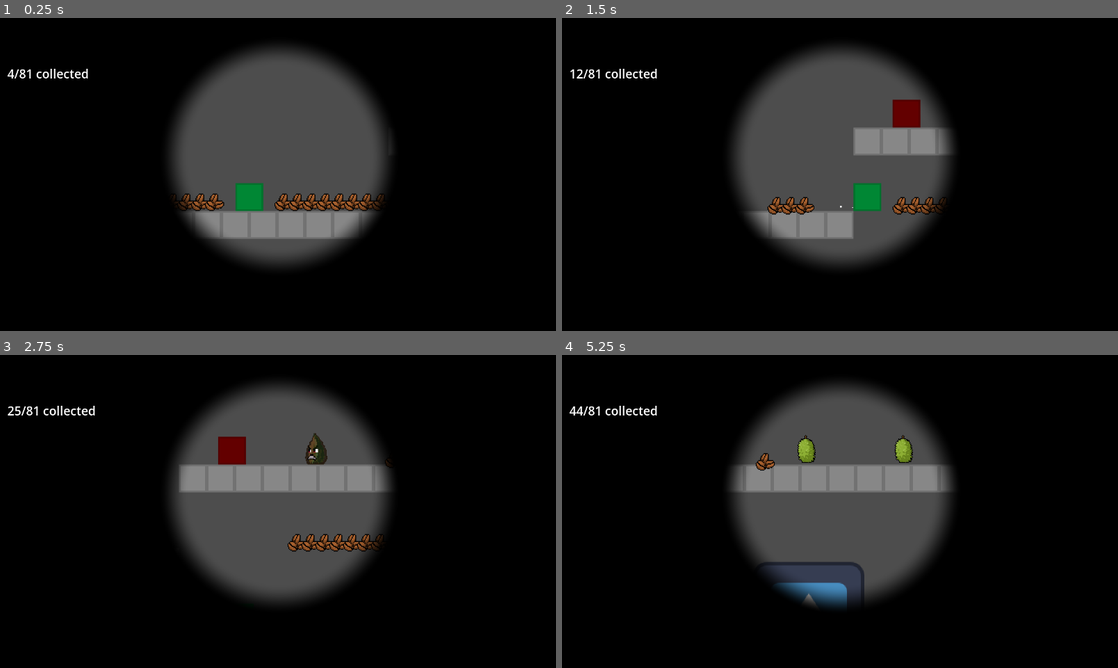
Above: before the commit, frames 1-4 (two rows, left to right).
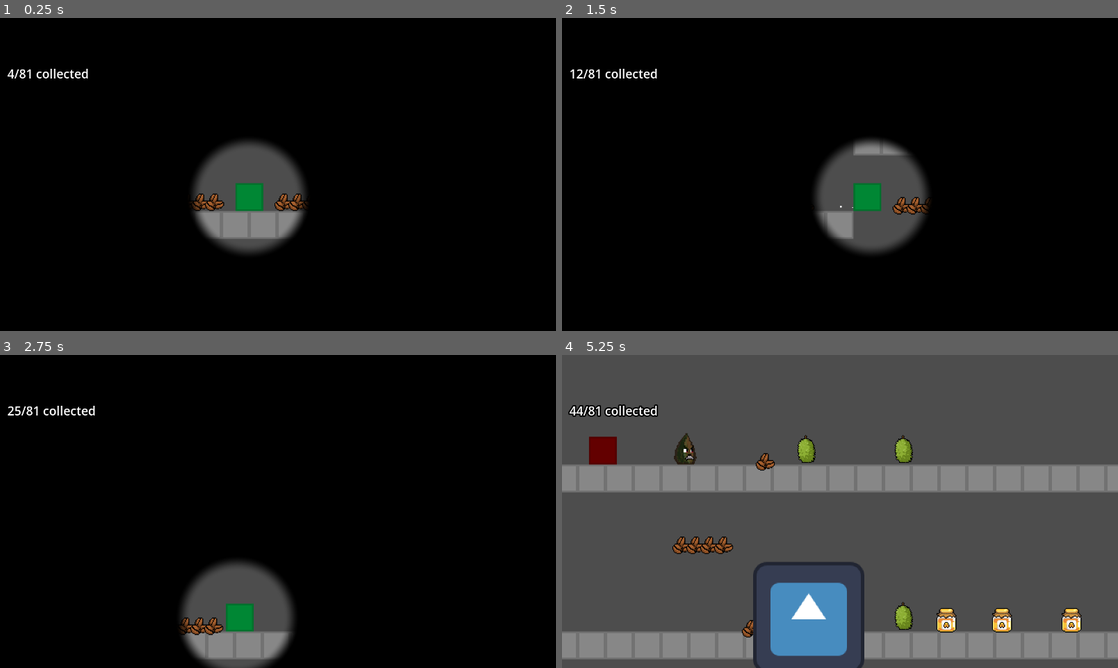
Above: after the commit, the same moments.

Repository: JumbledOne/RPHGameProject
Game: Godot game, scene res://scenes/game_scene/game_scene.tscn
Same seed, same stepped clock (60 frames per second), same inputs: the game is played once before the commit and once after it. The engine's default icon, where the game draws it, is replaced by a stand-in: a white triangle on a blue panel in a dark square.
Inputs:
- Up to frame 1 (0.25 s): no input
- Up to frame 2 (1.5 s): tap Enter at 0.5 s; hold D (right) from 0.53 s (still down); tap E (attack) at 0.6 s; tap Space (jump) at 0.77 s; tap I (ability) at 1.35 s
- Up to frame 3 (2.75 s): tap Space (jump) at 1.52 s; tap E (attack) at 1.55, 2.1 s; release D (right) at 2.03 s; hold A (left) from 2.03 s (still down)
- Up to frame 4 (5.25 s): release A (left) at 2.78 s; hold D (right) 2.78-4.28 s; tap E (attack) at 2.85, 3.8, 4.35, 5.1 s; tap Space (jump) at 3.02, 3.77, 4.52 s; hold I (ability) 3.53-4.28 s; hold A (left) 4.28-5.03 s; hold D (right) from 5.03 s (still down)

The runs differ from the first frame. In frame 1, 17% of the frame differs, in the area x 30-71%, y 9-80%; in frame 2, 17%; in frame 3, 25%; in frame 4, 81%, in the area x 0-100%, y 0-100%.

Commit message:
fixed blind overlay

Diff:
--- a/src/scenes/game_scene/Blind_Overlay.tscn
+++ b/src/scenes/game_scene/Blind_Overlay.tscn
@@ -7,6 +7,7 @@
 shader_parameter/player_screen_position = Vector2(0.5, 0.5)
 shader_parameter/radius = 0.15
 shader_parameter/feather = 0.05
+shader_parameter/screen_aspect = 1.7778
 
 [node name="Blind_Overlay" type="CanvasLayer" unique_id=1339188969]
 
@@ -15,9 +16,5 @@
 anchors_preset = 15
 anchor_right = 1.0
 anchor_bottom = 1.0
-offset_left = -56.0
-offset_top = -381.0
-offset_right = 62.0
-offset_bottom = 298.0
 grow_horizontal = 2
 grow_vertical = 2
--- a/src/scenes/game_scene/game_scene.tscn
+++ b/src/scenes/game_scene/game_scene.tscn
@@ -7,6 +7,7 @@
 [ext_resource type="Texture2D" uid="uid://p5p4kheh71sg" path="res://assets/sprites/tilemap.png" id="2_j8flk"]
 [ext_resource type="PackedScene" uid="uid://dqfx6qteghxjv" path="res://scripts/player/player_spawner/player_spawner.tscn" id="3_j8flk"]
 [ext_resource type="PackedScene" uid="uid://cctkd37r6nwkq" path="res://scenes/game_scene/Blind_Overlay.tscn" id="6_hqmgi"]
+[ext_resource type="Script" uid="uid://bohety71r5ttc" path="res://scripts/Overlays/Blind_Overlay.gd" id="7_3di6p"]
 [ext_resource type="PackedScene" uid="uid://vmsxvdlgsokl" path="res://scenes/game_scene/game_ui.tscn" id="7_201br"]
 [ext_resource type="PackedScene" uid="uid://bmnx81gdn0jd6" path="res://scenes/game_scene/durian.tscn" id="7_j6s53"]
 [ext_resource type="PackedScene" uid="uid://b7cwtkfr5atuj" path="res://scenes/game_scene/collectible.tscn" id="7_wmtvo"]
@@ -142,6 +143,7 @@
 script = ExtResource("2_ducuf")
 
 [node name="BlindOverlay" parent="." unique_id=1339188969 instance=ExtResource("6_hqmgi")]
+script = ExtResource("7_3di6p")
 
 [node name="PlayerSpawner" parent="." unique_id=512273958 instance=ExtResource("3_j8flk")]
 position = Vector2(128, -64)
--- /dev/null
+++ b/src/scripts/Overlays/Blind_Overlay.gd
@@ -0,0 +1,8 @@
+extends CanvasLayer
+
+# makes the overlay invisible on start
+@onready var blind_overlay: ColorRect
+
+func _ready() -> void:
+	blind_overlay = get_tree().get_first_node_in_group("blind_overlay")
+	blind_overlay.visible = false
--- a/src/scripts/enemy/Behaviors/testBehavior.gd
+++ b/src/scripts/enemy/Behaviors/testBehavior.gd
@@ -2,7 +2,7 @@
 extends Enemy_Behavior
 
 func _ready() -> void:
-	setAttackComponent(attackComponents.IDLE)
+	setAttackComponent(attackComponents.BLIND)
 	setMovementComponent(movementComponents.IDLE)
 
 func GameLogic(enemy: Enemy_Entity, delta: float):
--- a/src/scripts/enemy/Components/AttackComponents/Blind.gd
+++ b/src/scripts/enemy/Components/AttackComponents/Blind.gd
@@ -11,7 +11,7 @@
 	blind_overlay = get_tree().get_first_node_in_group("blind_overlay")
 	blind_overlay.visible = false
 
-func tick(enemy: Enemy_Entity, delta: float) -> void:
+func tick(_enemy: Enemy_Entity, delta: float) -> void:
 	if blind_overlay and blind_overlay.visible and GameManager.player:
 		_updatePosition()
 
@@ -35,16 +35,18 @@
 		is_attacking = false
 
 func _updatePosition() -> void:
-	# I'll fix the blind effect not being centered next commit or two
 	if not blind_overlay:
 		blind_overlay = get_tree().get_first_node_in_group("blind_overlay")
 
-	if blind_overlay.material is ShaderMaterial:
+	if blind_overlay and blind_overlay.material is ShaderMaterial:
 		var viewport = get_viewport()
+		var rect = viewport.get_visible_rect()
 
 		var screen_pixel_pos = GameManager.player.get_global_transform_with_canvas().origin
-
-		var normalized_screen_pos = screen_pixel_pos / viewport.get_visible_rect().size
+		var normalized_screen_pos = screen_pixel_pos / rect.size
 
 		var mat = blind_overlay.material as ShaderMaterial
 		mat.set_shader_parameter("player_screen_position", normalized_screen_pos)
+
+		var aspect_ratio = rect.size.x / rect.size.y
+		mat.set_shader_parameter("screen_aspect", aspect_ratio)
--- a/src/scripts/enemy/Shaders/blind_shader.gdshader
+++ b/src/scripts/enemy/Shaders/blind_shader.gdshader
@@ -3,11 +3,16 @@
 uniform vec2 player_screen_position = vec2(0.5, 0.5);
 uniform float radius : hint_range(0.0, 1.0) = 0.15;
 uniform float feather : hint_range(0.0, 1.0) = 0.05;
+uniform float screen_aspect = 1.7778; // Default to 16:9 aspect ratio
 
 void fragment() {
-    float dist = distance(UV, player_screen_position);
+    vec2 adjusted_uv = UV;
+    adjusted_uv.x *= screen_aspect;
 
+    vec2 adjusted_player_pos = player_screen_position;
+    adjusted_player_pos.x *= screen_aspect;
+
+    float dist = distance(adjusted_uv, adjusted_player_pos);
     float alpha = smoothstep(radius, radius + feather, dist);
-
     COLOR = vec4(0.0, 0.0, 0.0, alpha);
 }
Not shown, added: src/scripts/Overlays/Blind_Overlay.gd.uid
